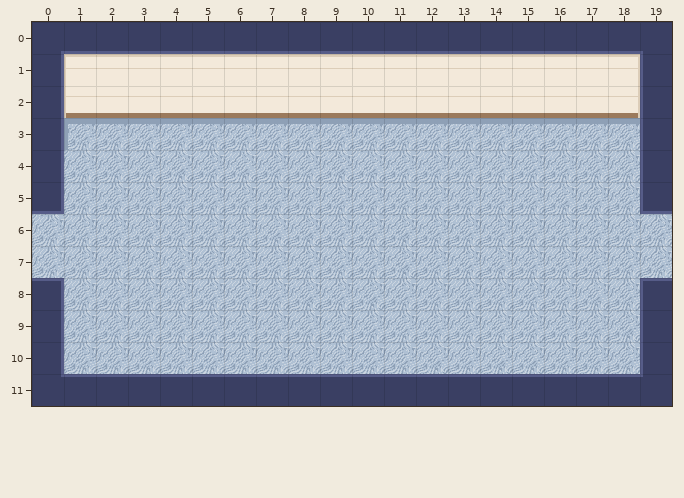
Two versions of a level (Tiled map (JSON), public/assets/maps/brain/tutorial.tmj). The picture above was drawn from the file before the commit.
Cells are 32x32 px. Shown: x 0..19, y 0..11.
The result:
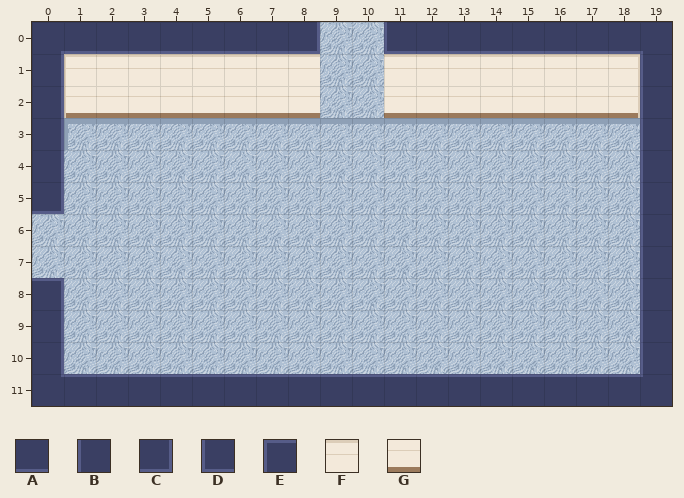
Key: from "tiles-brain-struct": A 8, B 11, C 12, D 13, E 15, F 33, G 37.
_ is an empty cell.
What changed:
{"where": "layer \"walls\""}
{"y":0,"x":8,"old":"AAAA","new":"C__D"}
{"y":1,"x":9,"old":"FF","new":"__"}
{"y":2,"x":9,"old":"GG","new":"__"}
{"y":5,"x":19,"old":"D","new":"B"}
{"y":6,"x":19,"old":"_","new":"B"}
{"y":7,"x":19,"old":"_","new":"B"}
{"y":8,"x":19,"old":"E","new":"B"}
